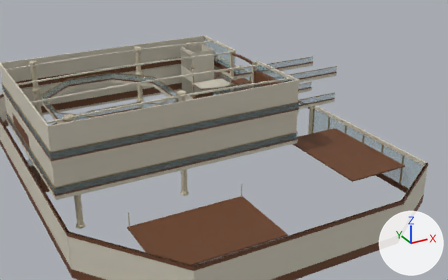
The glTF model assets/models/AST-LIB-011.glb, before and after one commit.
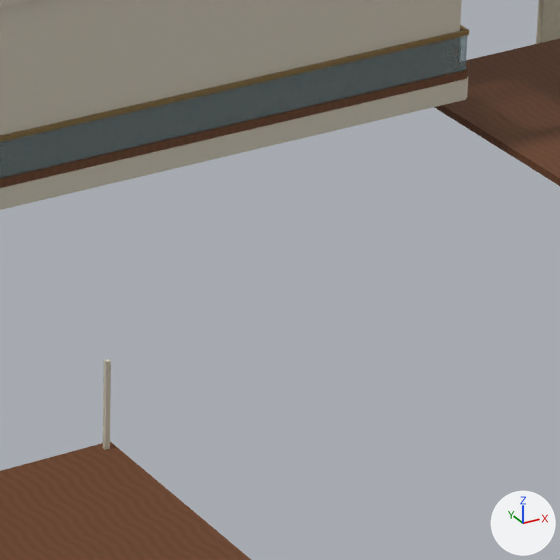
Each version appears first whole from a 50 mm lens placed at (-30.5, -79.1, 41.0), pointed at (12.3, -1.3, 2.1), and next in a close-up on the part from 50% to 70% of the width and 46% to 77% of the height. Every picture has the same lights, and +X, +Y and +Z are marked at lower right. The last two pictures show the newer version. Vertices at exactly the same position are counted once.

In view in the first close-up: 'LIB_static_champagne_metal', 'LIB_static_glass', 'LIB_static_ivory_enamel', 'LIB_static_warm_stone', 'LIB_static_warm_walnut'.
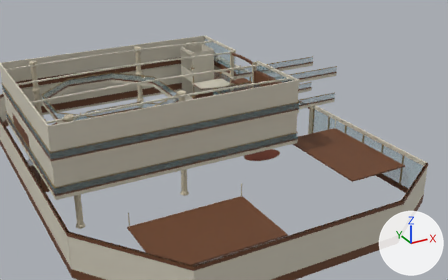
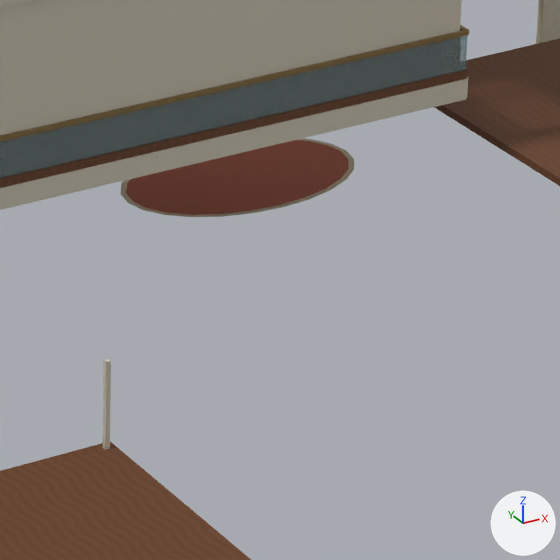
The change, as a list of edits to the scene's bpy script:
```text
Change me_lib_finish_study_border:
    used by ob_lib_finish_oatmeal_weave; location = (0.0, 0.0, 0.0)
    remove me_lib_finish_study_border.from_pydata(...)  # 24 vertices, 22 faces; spans x -9.25..-2.75, y 18.9..24.1, z 0.0
    add me_lib_finish_study_border.from_pydata(...)  # 48 vertices, 44 faces; spans x -9.25..20.1, y -7.0..24.1, z 0.0
    me_lib_finish_study_border part 1: the loose piece of 24 vertices spanning x -9.25..-2.75, y 18.9..24.1, z 0.0 is copied, and the copy is scaled about its middle by (0.954, 0.769, 1), then moved by (23.0, -26.5, 0.0); it spans x 13.9..20.1, y -7.0..-3.0, z 0.0
Change me_lib_finish_study_field:
    used by ob_lib_finish_clay_weave; location = (0.0, 0.0, 0.0)
    remove me_lib_finish_study_field.from_pydata(...)  # 24 vertices, 22 faces; spans x -9.12..-2.88, y 19.03..23.97, z 0.0
    add me_lib_finish_study_field.from_pydata(...)  # 48 vertices, 44 faces; spans x -9.12..19.96, y -6.86..23.97, z 0.0
    me_lib_finish_study_field part 2: the loose piece of 24 vertices spanning x -9.12..-2.88, y 19.03..23.97, z 0.0 is copied, and the copy is scaled about its middle by (0.949, 0.753, 1), then moved by (23.0, -26.5, 0.0); it spans x 14.04..19.96, y -6.86..-3.14, z 0.0
```

Changed parts and their boxes [x1, y1, x2, y2] in the close-ups (560 x 560 px):
'LIB_finish_clay_weave', reshaped (not visible before)
    after: [126, 140, 349, 215]
'LIB_finish_oatmeal_weave', reshaped (not visible before)
    after: [120, 138, 354, 217]
